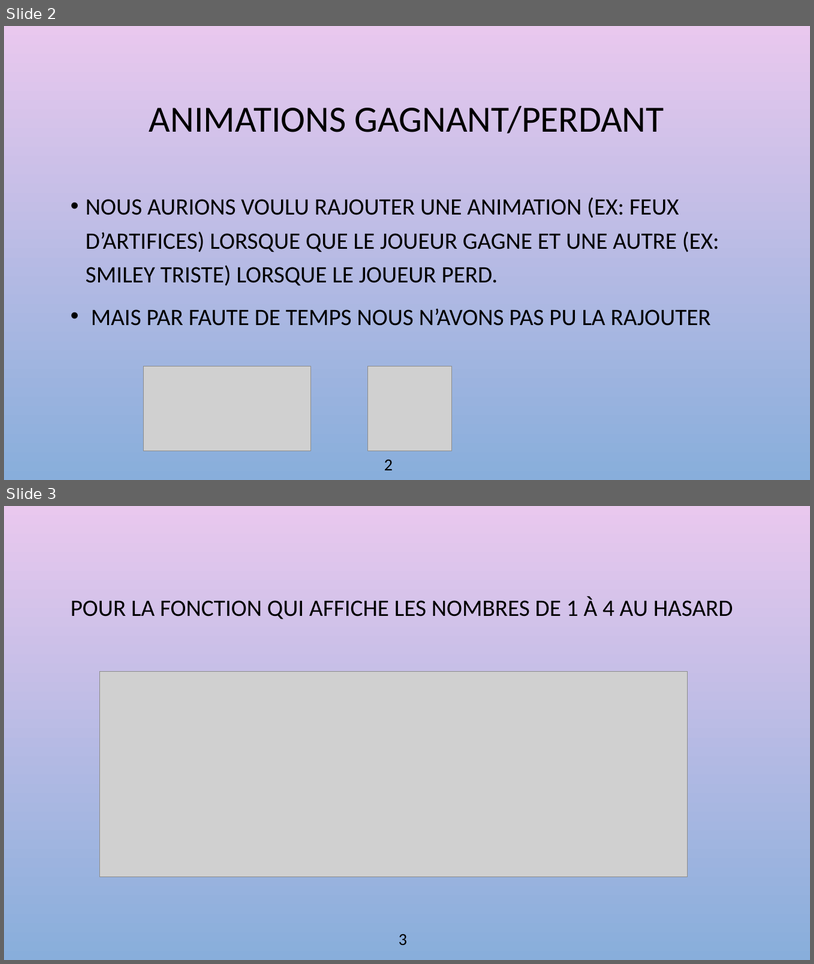
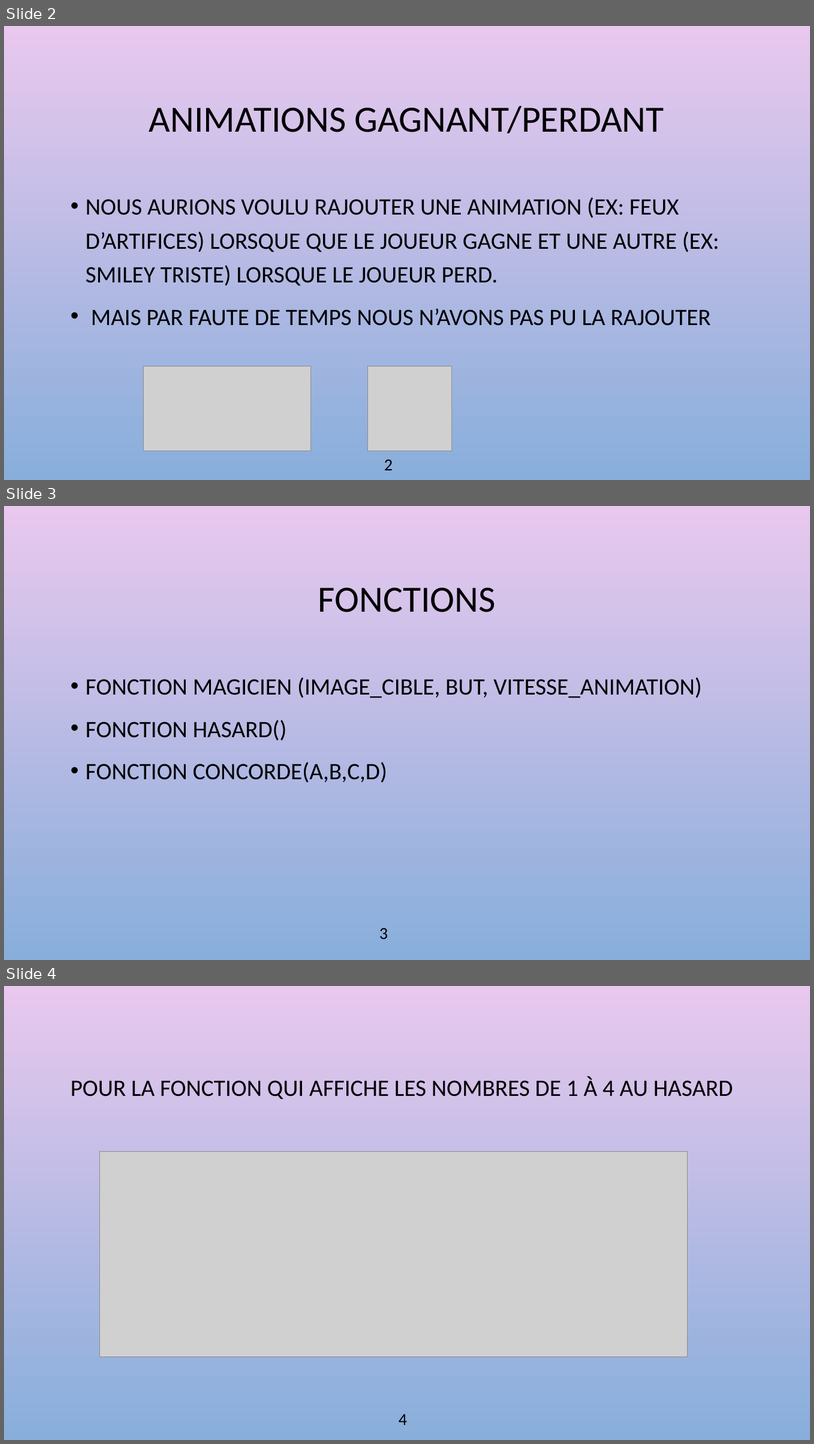
Before and after one commit to sarahsaina/Machine_a_sous-JS, a slide deck: projet à rendre/presentation.pptx. Shown one above the other, each under a label of ours: slides 2 and 3 before the commit, slides 2, 3 and 4 after it. The pictures are 814x964 and 814x1444 pixels, drawn with LibreOffice and Linux fonts; fonts in the diff are those of the drawing; grey boxes stand for pictures; background and template pictures are left out. Boxes give left, top, right and bottom in pixels: in the first picture for what was removed or moved away, otherwise in the second. Text is boxed around its words. In the diff, an @@ line names an element or a change of style, - is before the commit and + after.

Commit message:
modifi

```diff
--- a/projet à rendre/presentation.pptx
+++ b/projet à rendre/presentation.pptx
@@ slide 3 added at [4,506,810,960], background picture (left out) @@
@@ title added at [318,588,496,612], 44 pt, text #000000 @@
+FONCTIONS
@@ text added at [86,677,702,783], 28 pt, text #000000 @@
+• FONCTION MAGICIEN (IMAGE_CIBLE, BUT, VITESSE_ANIMATION)
+• FONCTION HASARD()
+• FONCTION CONCORDE(A,B,C,D)
@@ page number added at [380,928,388,939], 20 pt, text #000000 @@
+3
@@ what was slide 3 is now slide 4 @@
@@ page number at [399,1414,407,1425]: text changed @@
-3
+4
```
